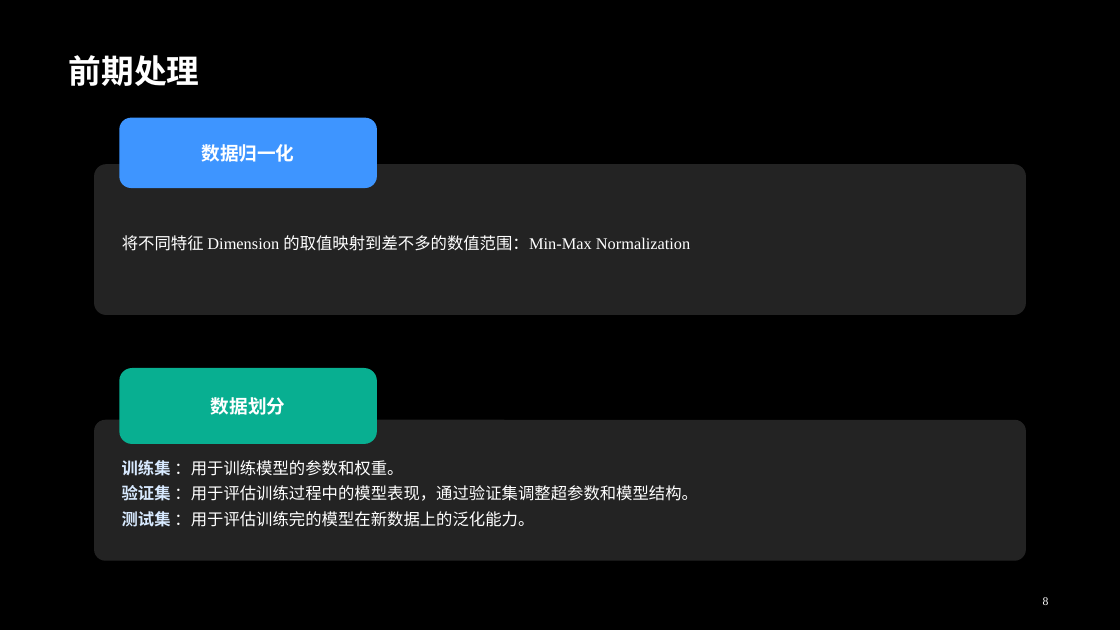
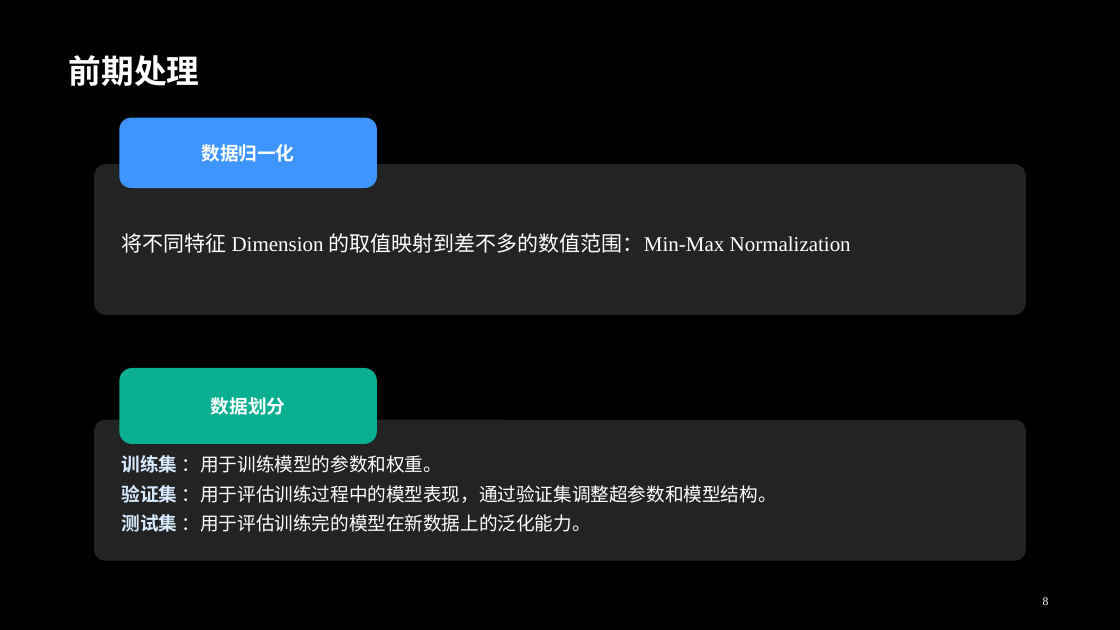
Before and after one commit to DzanielCraig/DeepLearn, a slide deck: slide 8 of Note/航空航天大数据智能设计.pptx. Drawn at 1120x630 pixels with LibreOffice and Linux fonts; fonts in the diff are those of the drawing; background and template pictures are left out. Boxes give left, top, right and bottom in pixels: in the first picture for what was removed or moved away, otherwise in the second. Text is boxed around its words. In the diff, an @@ line names an element or a change of style, - is before the commit and + after.

```diff
--- a/Note/航空航天大数据智能设计.pptx
+++ b/Note/航空航天大数据智能设计.pptx
@@ rounded rectangle "将不同特征 Dimension 的取值映射到差不多的数值范围：Min-Max Normalization" at box(94, 164, 1026, 315): size 14 to 18 pt @@
@@ rounded rectangle "训练集 ：用于训练模型的参数和权重。" at box(94, 420, 1026, 561): size 14 to 16 pt @@
```
Also in this commit, not shown: 8 other slides changed.
